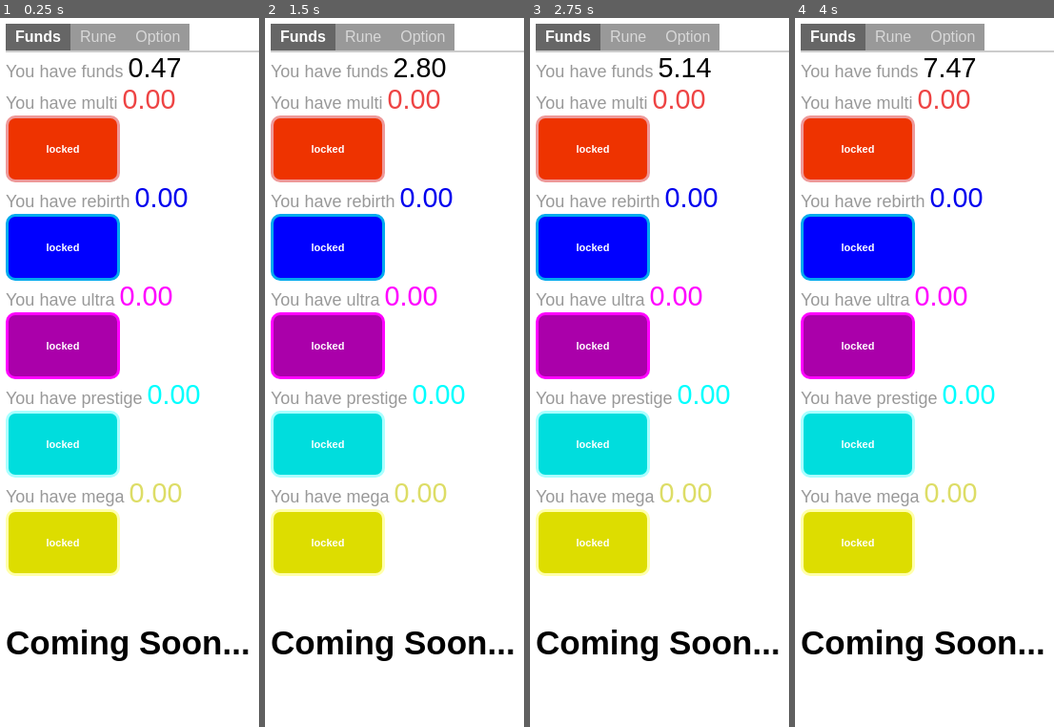
Above: before the commit, frames 1-4 (left to right).
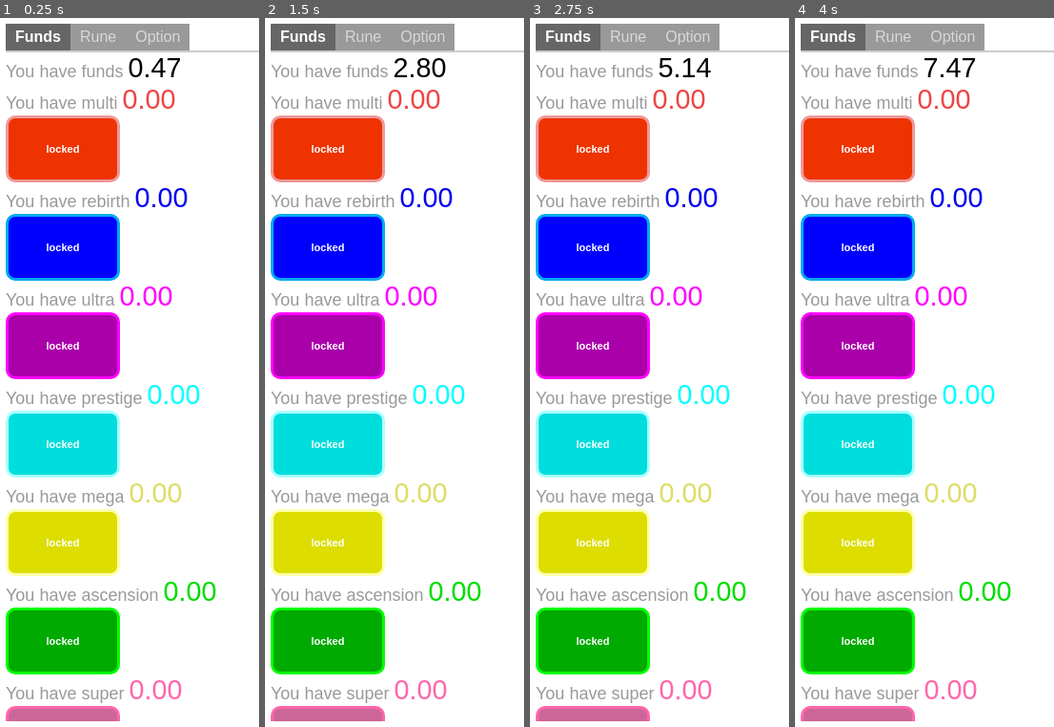
Above: after the commit, the same moments.

Repository: tokisoso12-lgtm/Nameless-Prestige-Layer-Game
Game: browser game, page index.html
The game is run twice, just before and just after one commit, with the same random seed, the same clock (stepped at 60 frames per second) and the same inputs.
Inputs (mouse positions are in pixels of both pictures, inside the frame that each line leads up to; where the layout moved, square brackets give the same spot in the first picture):
- Up to frame 1 (0.25 s): no input
- Up to frame 2 (1.5 s): click (376, 400) [391, 344] at 0.27 s; click (376, 471) [391, 407] at 1.07 s; click "locked" at 1.27 s
- Up to frame 3 (2.75 s): click (597, 322) [607, 280] at 1.67 s; click "locked" at 1.87 s; click "locked" at 2.02 s; press the mouse at (682, 287) [706, 244] at 2.27 s; release the mouse at (641, 244) [656, 216] at 2.4 s; click "locked" at 2.47 s
- Up to frame 4 (4 s): click (937, 549) [958, 471] at 2.87 s; click "Funds" at 3.07 s; click (851, 585) [862, 500] at 3.47 s; click "locked" at 3.67 s

The runs differ from the first frame. In frame 1, 6.9% of the frame differs, in the area x 2-96%, y 79-100%; in frame 2, 6.9%; in frame 3, 6.9%; in frame 4, 6.9%.

Commit message:
You like do new prestige
Have you ascension or super

Diff:
--- a/index.html
+++ b/index.html
@@ -97,6 +97,28 @@
       <span id="mega-gain-text"></span>
     </button>
 
+    <p class="common">
+      <span class="language korean">승천 (ascension)</span>
+      <span class="language english"> You have ascension </span>
+      <span id="ascension-text" class="money ascension"></span>
+      <span class="language korean">개를 보유 중입니다</span>
+    </p>
+    <button onclick="game.ascension.reset_to_get()"
+      class="prestige_btn ascension">
+      <span id="ascension-gain-text"></span>
+    </button>
+
+    <p class="common">
+      <span class="language korean">슈퍼 (super)</span>
+      <span class="language english"> You have super </span>
+      <span id="super-text" class="money super"></span>
+      <span class="language korean">개를 보유 중입니다</span>
+    </p>
+    <button onclick="game.super.reset_to_get()"
+      class="prestige_btn super">
+      <span id="super-gain-text"></span>
+    </button>
+
     <p class="coming_soon">Coming Soon...</p>
   </div>
 
--- a/script.js
+++ b/script.js
@@ -623,6 +623,18 @@
       new Big_Num(1, 1), new Big_Num(2.25, 0), new Big_Num(1.3, 0)
     );
 
+    this.ascension = new Prestige_Formula_Currency(
+      0, [this.funds, this.multi, this.rebirth, this.ultra, this.prestige, this.mega],
+      this.mega, this.legendary_rune, new Big_Num(3.5, 4),
+      new Big_Num(1, 1), new Big_Num(2.25, 0), new Big_Num(1.3, 0)
+    );
+
+    this.super = new Prestige_Formula_Currency(
+      0, [this.funds, this.multi, this.rebirth, this.ultra, this.prestige, this.mega, this.ascension],
+      this.ascension, this.legendary_rune, new Big_Num(9.9999, 4),
+      new Big_Num(1, 1), new Big_Num(2.25, 0), new Big_Num(1.3, 0)
+    );
+
     this.score = new Base_Currency(0);
 
     this.upgrades = {
@@ -666,6 +678,18 @@
 
     document.getElementById("mega-gain-text").innerText =
       this.mega.Earn_display();
+
+    document.getElementById("ascension-text").innerText =
+      this.ascension.count.format();
+
+    document.getElementById("ascension-gain-text").innerText =
+      this.ascension.Earn_display();
+
+    document.getElementById("super-text").innerText =
+      this.super.count.format();
+
+    document.getElementById("super-gain-text").innerText =
+      this.super.Earn_display();
   }
 }
 
@@ -802,7 +826,7 @@
 // 9-1. 저장 데이터 설정
 // ========================================
 
-const SAVE_VERSION = 3;
+const SAVE_VERSION = 4;
 
 const BACKUP_KEY = SAVE_KEY + "_backup";
 
@@ -850,7 +874,9 @@
     "ultra",
     "prestige",
     "mega",
-    "score"
+    "score",
+    "ascension",
+    "super"
   ];
 
   for (const key of currencies) {
@@ -903,6 +929,8 @@
     prestige: serializeCurrency(game.prestige),
     mega: serializeCurrency(game.mega),
     score: serializeCurrency(game.score),
+    ascension: serializeCurrency(game.ascension),
+    super: serializeCurrency(game.super),
     language: document.getElementById("language-button").textContent.trim(),
 
     dark_mode: document.getElementById("Dark_Mode_Checkbox").checked,
@@ -962,6 +990,20 @@
     version = 3;
   }
 
+  if (version === 3) {
+    data.ascension = {
+      mantissa: 0,
+      exponent: 0
+    };
+    data.super = {
+      mantissa: 0,
+      exponent: 0
+    };
+
+    data.version = 4;
+    version = 4;
+  }
+
   return data;
 }
 
@@ -1032,7 +1074,9 @@
     ["ultra", game.ultra],
     ["prestige", game.prestige],
     ["mega", game.mega],
-    ["score", game.score]
+    ["score", game.score],
+    ["ascension", game.ascension],
+    ["super", game.super]
   ];
 
   for (const [key, currency] of currencies) {
--- a/style.css
+++ b/style.css
@@ -151,6 +151,14 @@
   color: #dddd66;
 }
 
+.money.ascension {
+  color: #00dd00;
+}
+
+.money.super {
+  color: #ff66aa;
+}
+
 .upgrade_btn {
   background-color: #c8c8c8;
   font-weight: 500;
@@ -218,6 +226,16 @@
 .prestige_btn.mega {
   border-color: #ffffaa;
   background-color: #dddd00;
+}
+
+.prestige_btn.ascension {
+  border-color: #00ff00;
+  background-color: #00aa00;
+}
+
+.prestige_btn.super {
+  border-color: #ff66aa;
+  background-color: #cc6699;
 }
 
 .coming_soon {
